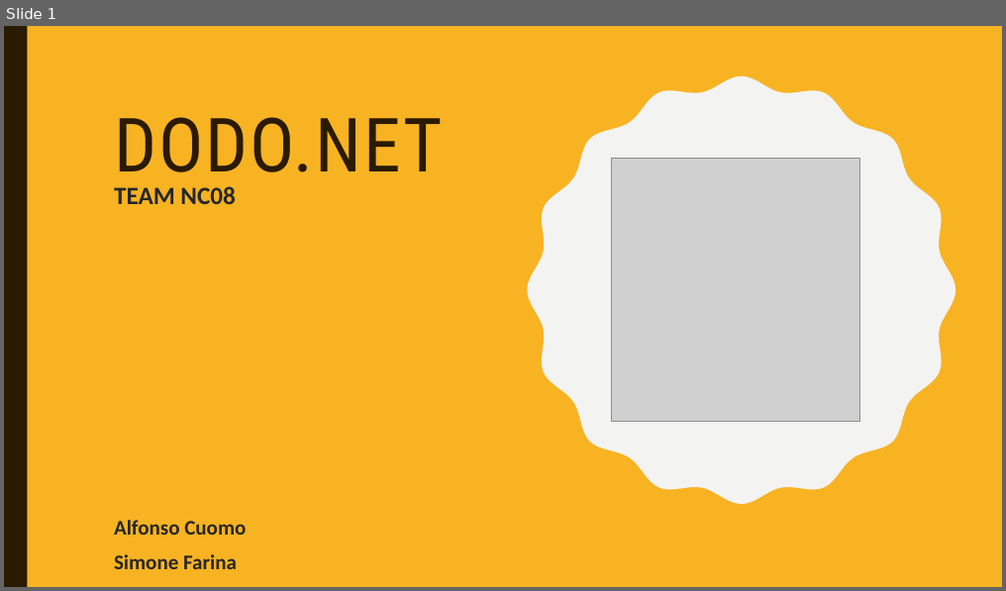
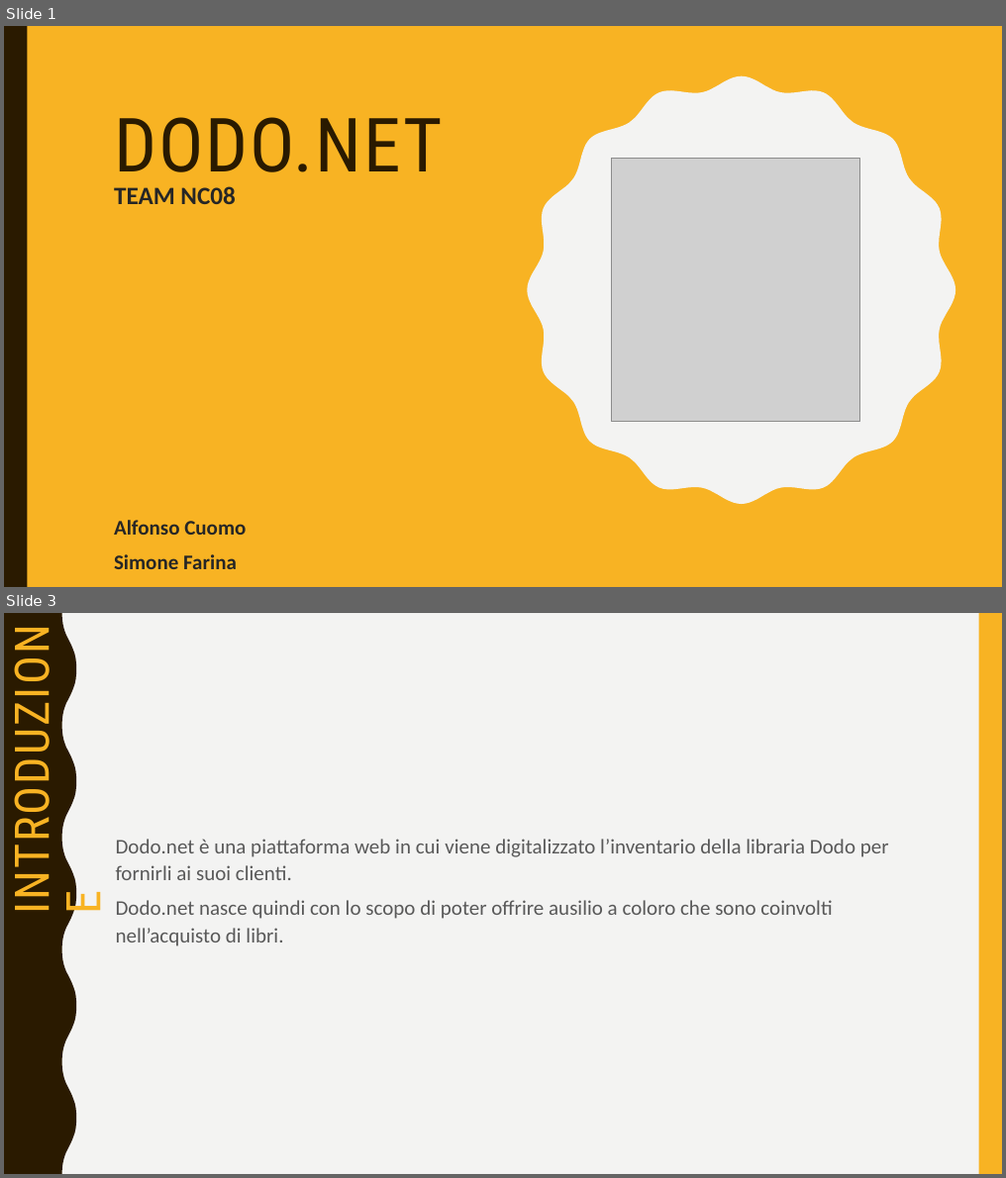
Before and after one commit to sfarina12/NC_05, a slide deck: Presentazione_Prima consegna/presentazione PrimaConsegna.pptx. Shown one above the other, each under a label of ours: slide 1 before the commit, slides 1 and 3 after it; the slides between them are not shown. The pictures are 1006x591 and 1006x1178 pixels, drawn with LibreOffice and Linux fonts; fonts in the diff are those of the drawing; grey boxes stand for pictures. Boxes give left, top, right and bottom in pixels: in the first picture for what was removed or moved away, otherwise in the second. Text is boxed around its words. In the diff, an @@ line names an element or a change of style, - is before the commit and + after.

```diff
--- a/Presentazione_Prima consegna/presentazione PrimaConsegna.pptx
+++ b/Presentazione_Prima consegna/presentazione PrimaConsegna.pptx
@@ slide 3 added at box(4, 613, 1002, 1174), background #F3F3F2; not listed: 2 template elements that a slide beside it also shows @@
@@ title added at box(4, 613, 65, 922), 45.9 pt, text #F8B323 @@
+INTRODUZIONE
@@ text added at box(116, 839, 889, 947), 20 pt, text #595959 @@
+Dodo.net è una piattaforma web in cui viene digitalizzato l’inventario della libraria Dodo per fornirli ai suoi clienti.
+Dodo.net nasce quindi con lo scopo di poter offrire ausilio a coloro che sono coinvolti nell’acquisto di libri.
```
Also in this commit, not shown: 1 slide changed, 14 other slides added, 7 other files.
